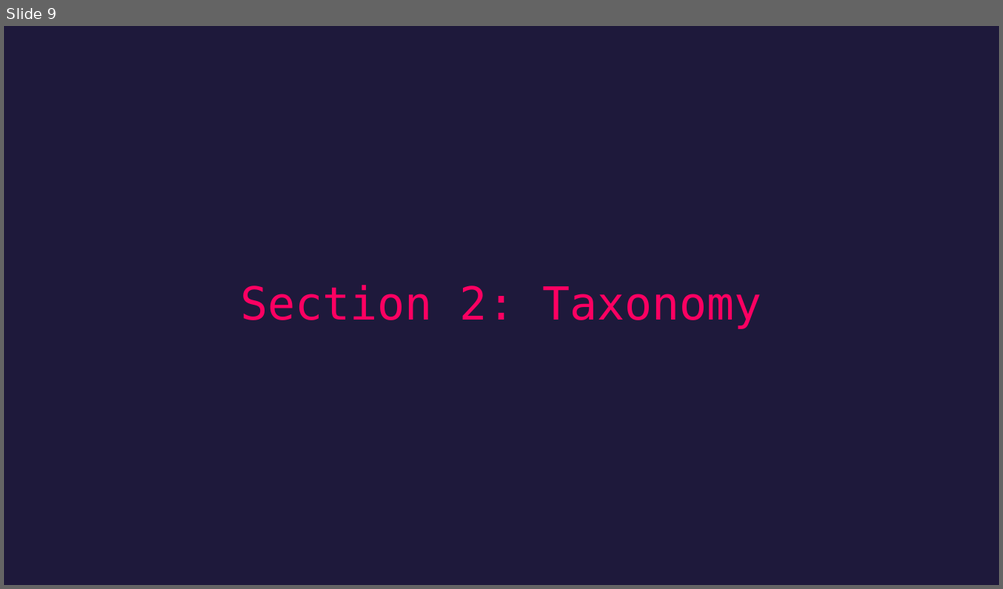
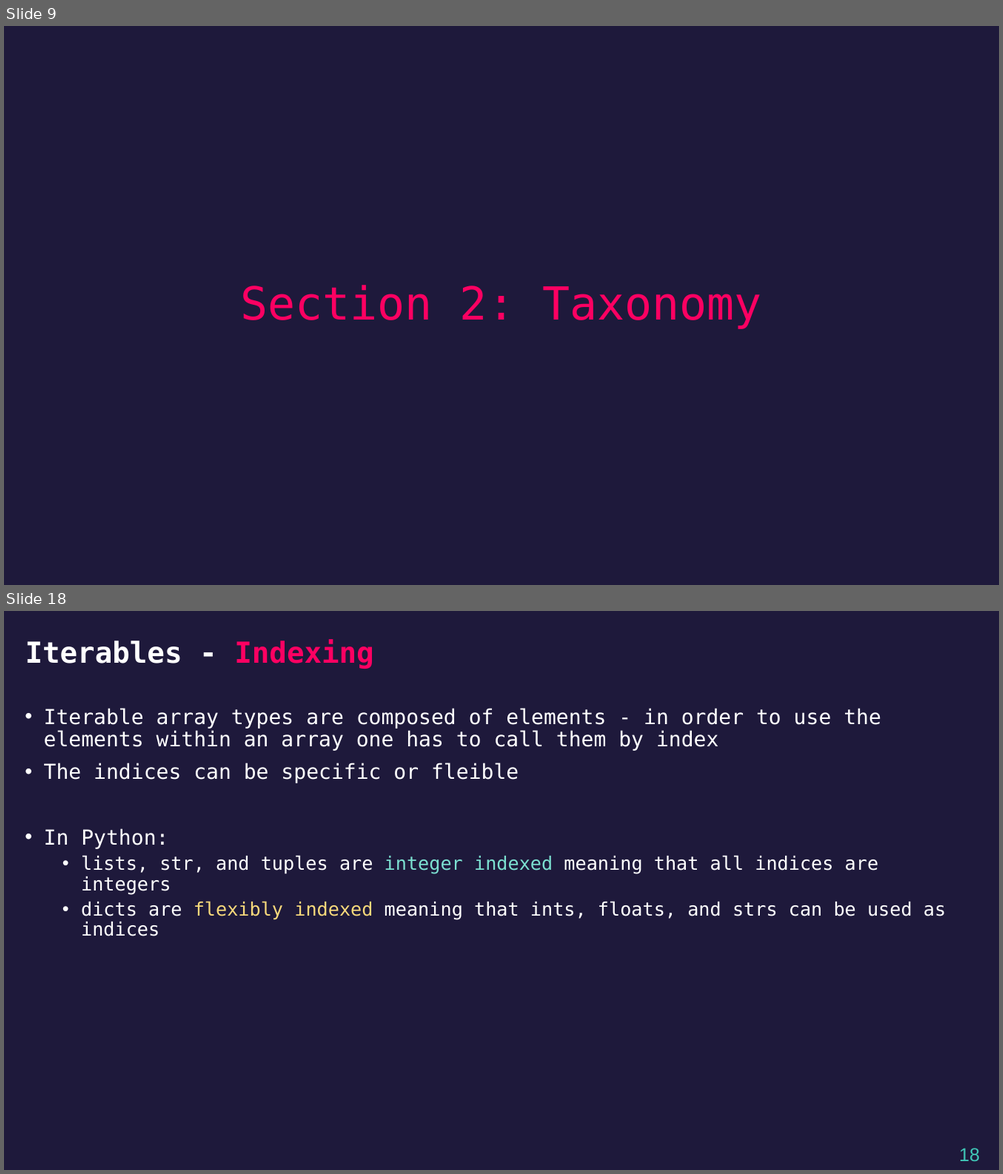
Before and after one commit to airabino/EVRC_Python_Training, a slide deck: Trainings/TR2/Lecture.pptx. Shown one above the other, each under a label of ours: slide 9 before the commit, slides 9 and 18 after it; the slides between them are not shown. The pictures are 1003x589 and 1003x1174 pixels, drawn with LibreOffice and Linux fonts; fonts in the diff are those of the drawing. Boxes give left, top, right and bottom in pixels: in the first picture for what was removed or moved away, otherwise in the second. Text is boxed around its words. In the diff, an @@ line names an element or a change of style, - is before the commit and + after.

```diff
--- a/Trainings/TR2/Lecture.pptx
+++ b/Trainings/TR2/Lecture.pptx
@@ slide 18 added at (4, 611, 999, 1170), background #1E193B @@
@@ title added at (25, 639, 373, 669), 28 pt, text #FFFFFF, bold @@
+Iterables - Indexing
@@ text added at (44, 708, 945, 937), 20 pt, text #FFFFFF @@
+• Iterable array types are composed of elements - in order to use the elements within an array one has to call them by index
+• The indices can be specific or fleible
+• In Python:
+  • lists, str, and tuples are integer indexed meaning that all indices are integers
+  • dicts are flexibly indexed meaning that ints, floats, and strs can be used as indices
@@ page number added at (959, 1148, 979, 1162), 18 pt, text #40C7B7 @@
+18
```
Also in this commit, not shown: 1 slide changed, 17 other slides added, 14 other files.
